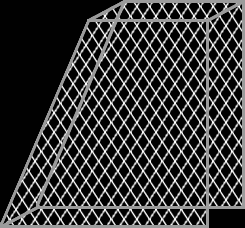
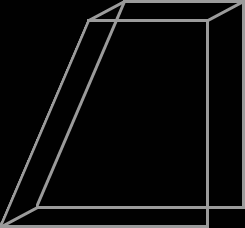
Revision of a layered (245, 228) image; what changed, layer by layer:
hid "Cage (Shaping Purposes)" (1st of 2) over [0, 0, 242, 225]
showed group "Layers" (9 layers) over [0, 0, 242, 225]
